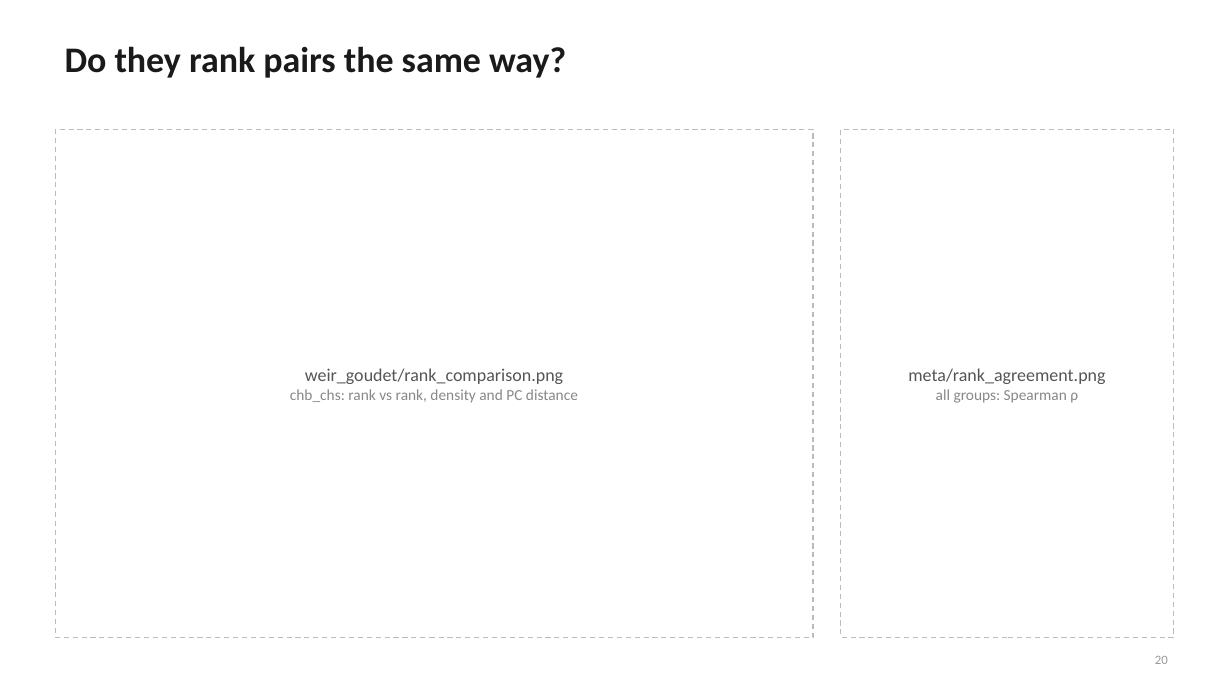
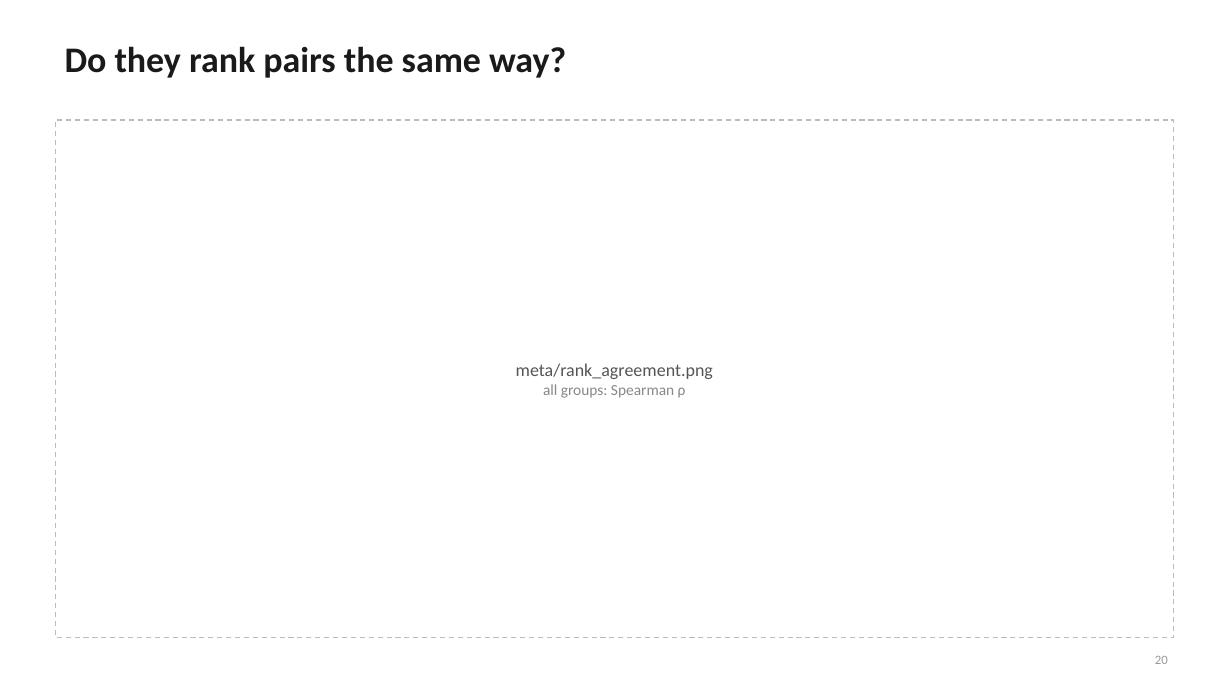
Before and after one commit to mkiravn/aou-covariance, a slide deck: slide 20 of slides/relatedness_scaffold.pptx. Drawn at 1232x693 pixels with LibreOffice and Linux fonts; fonts in the diff are those of the drawing. Boxes give left, top, right and bottom in pixels: in the first picture for what was removed or moved away, otherwise in the second. Text is boxed around its words. In the diff, an @@ line names an element or a change of style, - is before the commit and + after.

```diff
--- a/slides/relatedness_scaffold.pptx
+++ b/slides/relatedness_scaffold.pptx
@@ rectangle: place and size @@
-rectangle at <box>55,129,813,638</box>
+rectangle at <box>55,120,1174,638</box>
@@ text "meta/rank_agreement.png": place and size @@
-text "meta/rank_agreement.png" at <box>908,368,1105,403</box>
+text "meta/rank_agreement.png" at <box>516,363,713,398</box>
@@ rectangle removed at <box>841,129,1174,638</box> @@
@@ text removed at <box>290,368,578,403</box> @@
-weir_goudet/rank_comparison.png
-chb_chs: rank vs rank, density and PC distance
```
Also in this commit, not shown: 9 other slides changed, 3 slides added, 2 other files.
